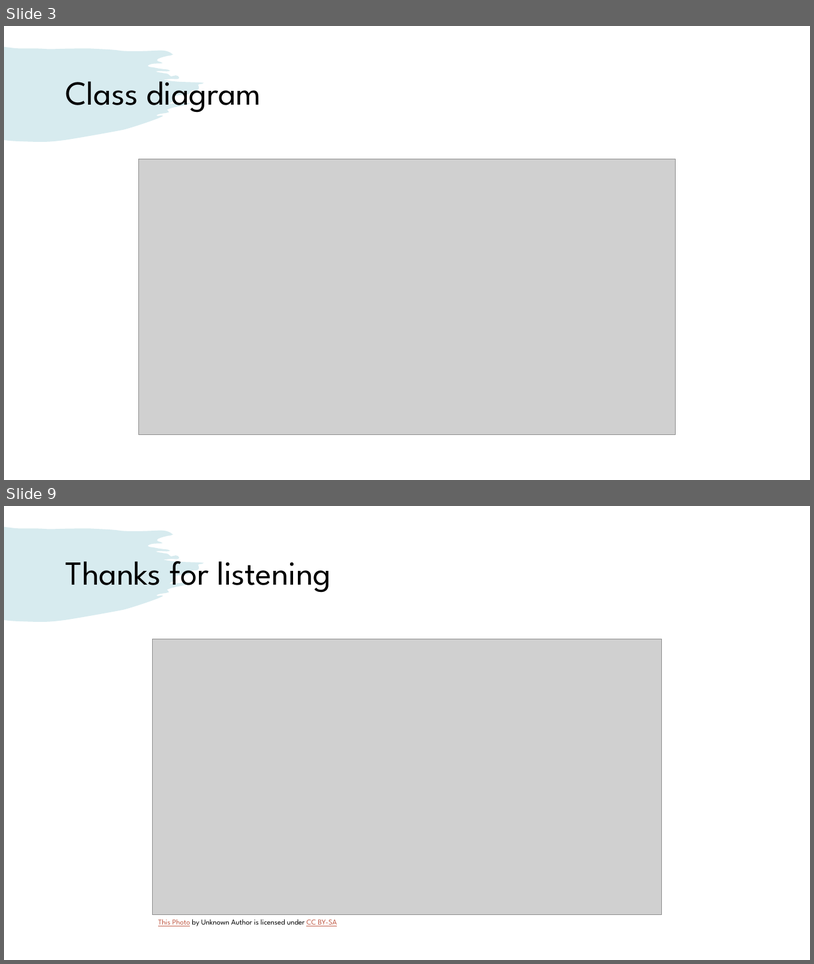
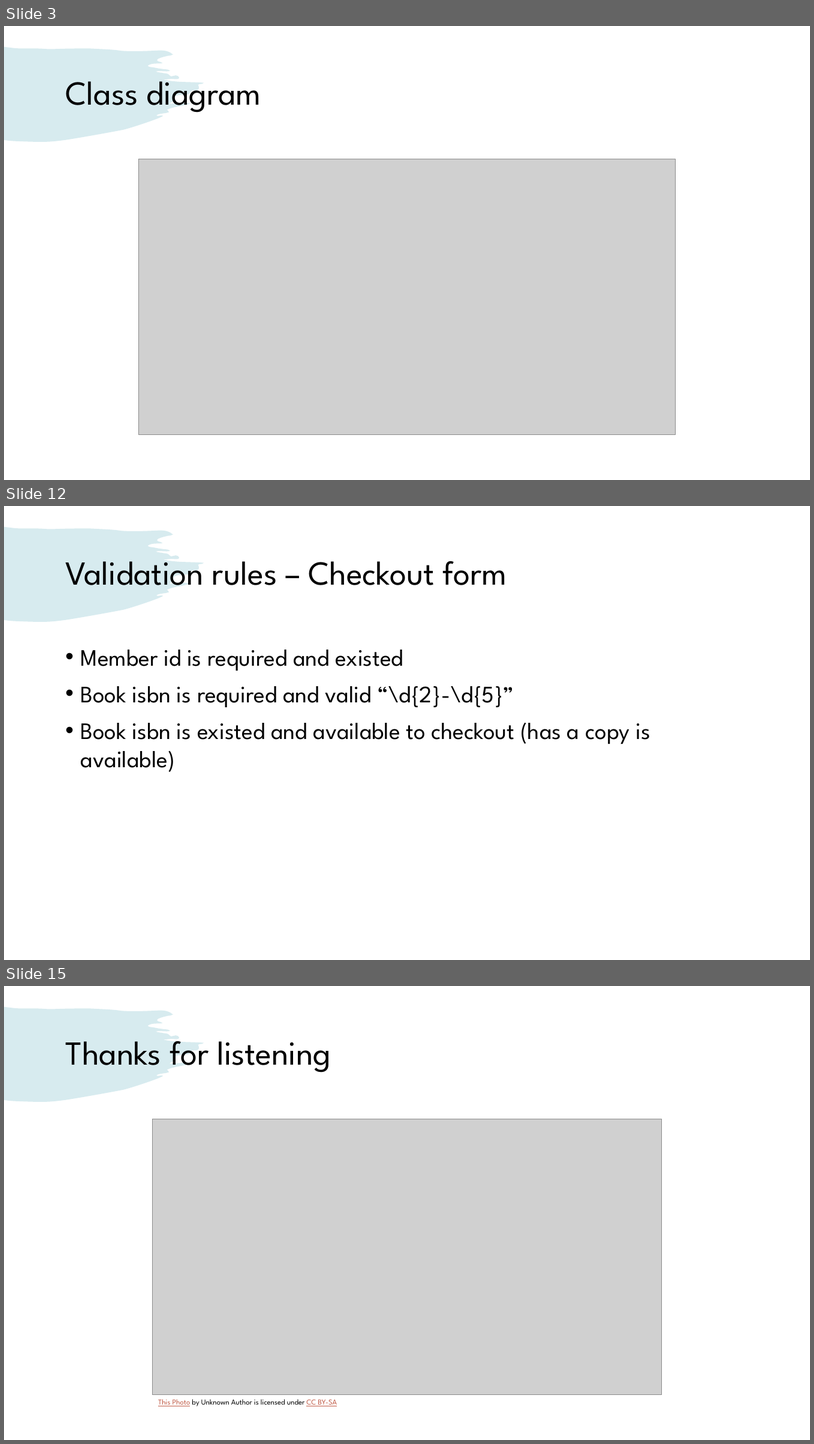
Before and after one commit to venturousman/miu-mpp-library, a slide deck: documents/Group 7 Library Application Presentation.pptx. Shown one above the other, each under a label of ours: slides 3 and 9 before the commit, slides 3, 12 and 15 after it; the slides between them are not shown. The pictures are 814x964 and 814x1444 pixels, drawn with LibreOffice and Linux fonts; fonts in the diff are those of the drawing; grey boxes stand for pictures. Boxes give left, top, right and bottom in pixels: in the first picture for what was removed or moved away, otherwise in the second. Text is boxed around its words. In the diff, an @@ line names an element or a change of style, - is before the commit and + after.

```diff
--- a/documents/Group 7 Library Application Presentation.pptx
+++ b/documents/Group 7 Library Application Presentation.pptx
@@ slide 12 added at [4, 506, 810, 960], background #FFFFFF; not listed: 1 template element that a slide beside it also shows @@
@@ title added at [65, 561, 507, 585], 40 pt, text #000000 @@
+Validation rules – Checkout form
@@ text added at [81, 649, 651, 772], 28 pt, text #000000 @@
+• Member id is required and existed
+• Book isbn is required and valid “\d{2}-\d{5}”
+• Book isbn is existed and available to checkout (has a copy is available)
@@ what was slide 9 is now slide 15 @@
```
Also in this commit, not shown: 6 slides changed, 5 other slides added, 5 other files.
